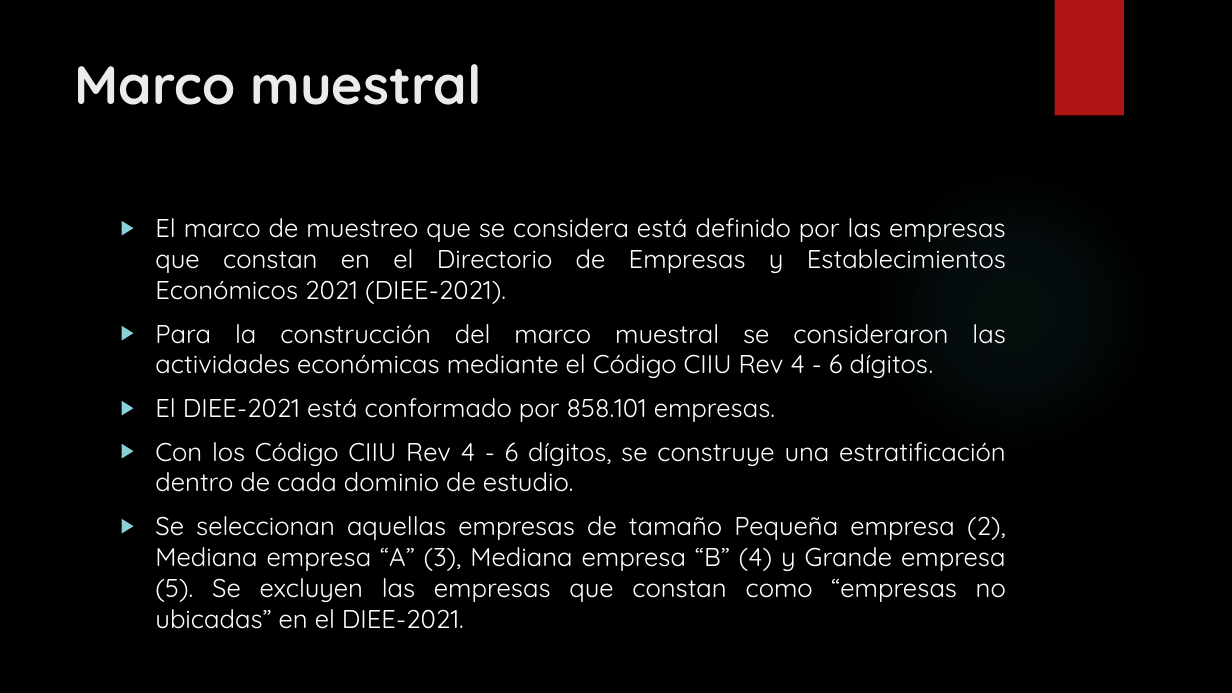
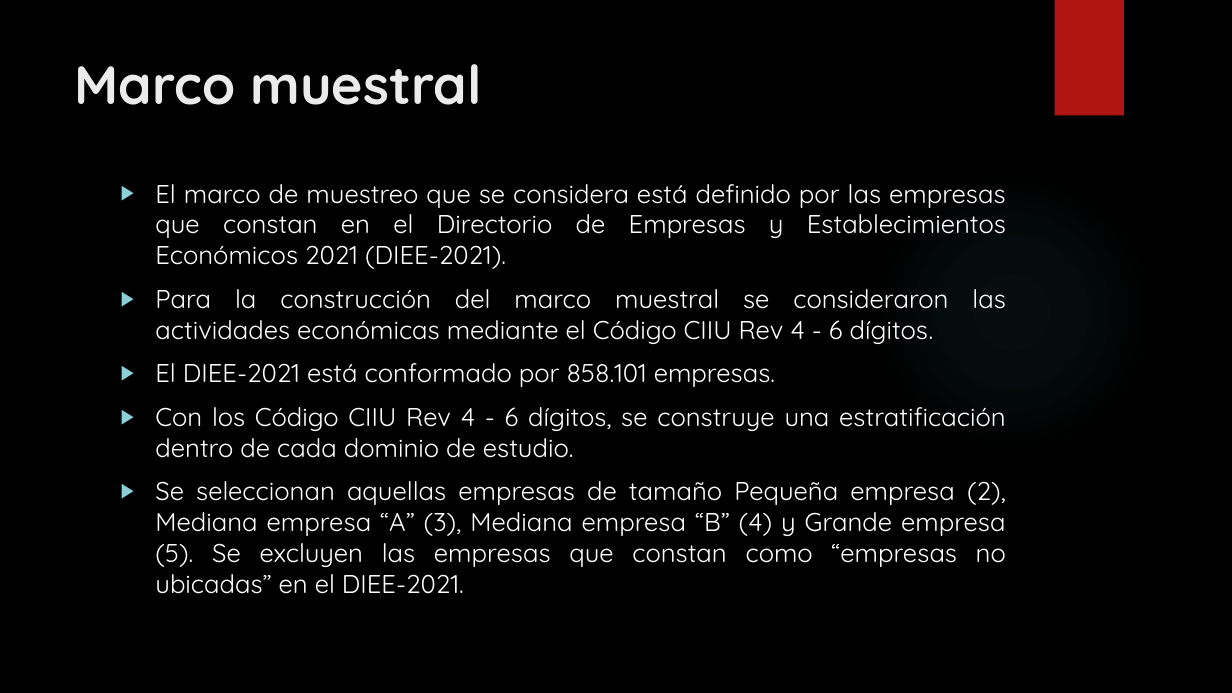
Before and after one commit to ohmar2023/IPP-2023, a slide deck: slide 3 of PRODUCTOS/INFORMES/AVANCES REALIZADOS CON RESPECTO A LA METODOLOGIA PARA.pptx. Drawn at 1232x693 pixels with LibreOffice and Linux fonts; fonts in the diff are those of the drawing; background and template pictures are left out. Boxes give left, top, right and bottom in pixels: in the first picture for what was removed or moved away, otherwise in the second. Text is boxed around its words. In the diff, an @@ line names an element or a change of style, - is before the commit and + after.

```diff
--- a/PRODUCTOS/INFORMES/AVANCES REALIZADOS CON RESPECTO A LA METODOLOGIA PARA.pptx
+++ b/PRODUCTOS/INFORMES/AVANCES REALIZADOS CON RESPECTO A LA METODOLOGIA PARA.pptx
@@ text "El marco de muestreo que ...": place and size @@
-text "El marco de muestreo que ..." at <box>155,218,1006,629</box>
+text "El marco de muestreo que ..." at <box>155,184,1006,594</box>
```
Also in this commit, not shown: 4 other slides changed.
